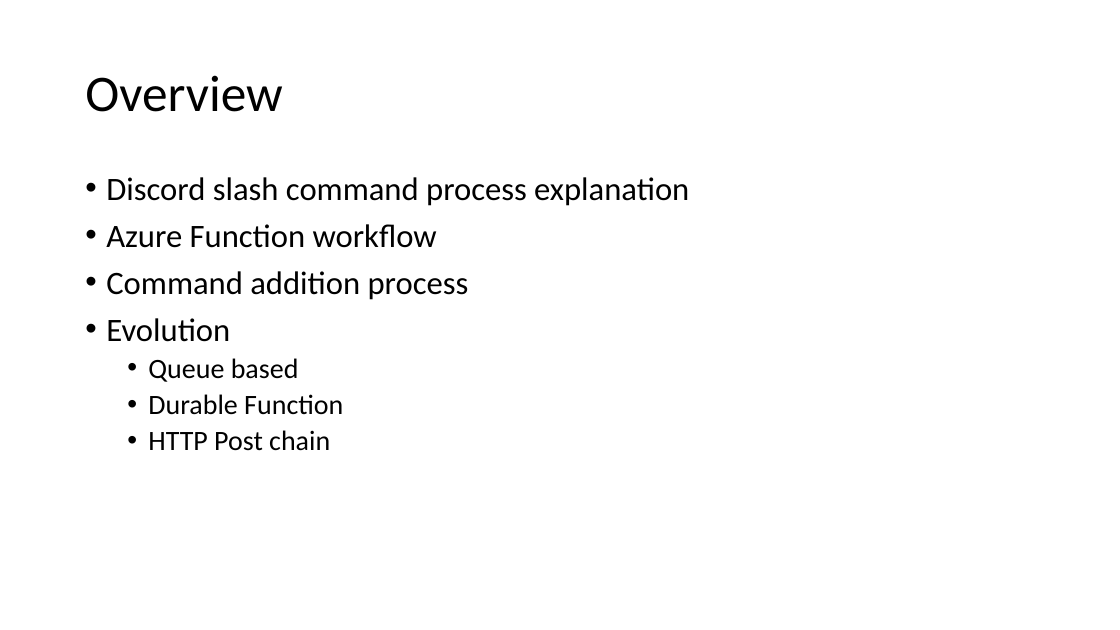
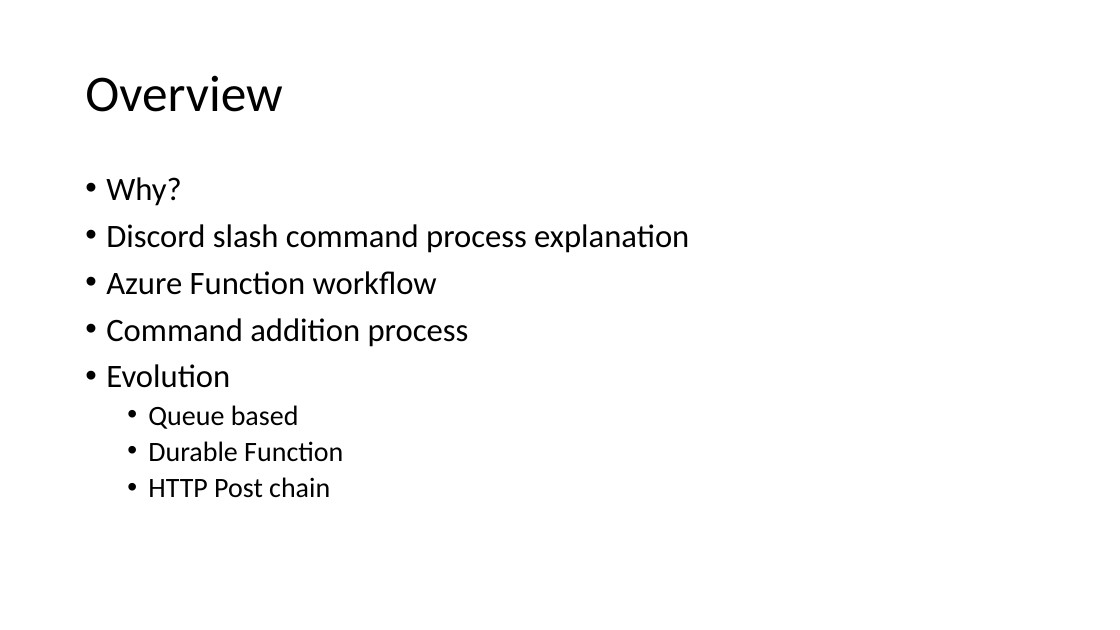
Before and after one commit to ThePoShWolf/Sessions, a slide deck: slide 3 of 2023-04-26 - Building a serverless Discord bot/PowerShell Summit 2023 - Serverless Discord bot.pptx. Drawn at 1120x630 pixels with LibreOffice and Linux fonts; fonts in the diff are those of the drawing; background and template pictures are left out. Boxes give left, top, right and bottom in pixels: in the first picture for what was removed or moved away, otherwise in the second. Text is boxed around its words. In the diff, an @@ line names an element or a change of style, - is before the commit and + after.

```diff
--- a/2023-04-26 - Building a serverless Discord bot/PowerShell Summit 2023 - Serverless Discord bot.pptx
+++ b/2023-04-26 - Building a serverless Discord bot/PowerShell Summit 2023 - Serverless Discord bot.pptx
@@ text at bbox=[106, 177, 181, 206]: paragraph added @@
+• Why?
```
Also in this commit, not shown: 2 other slides changed, 9 slides added.
